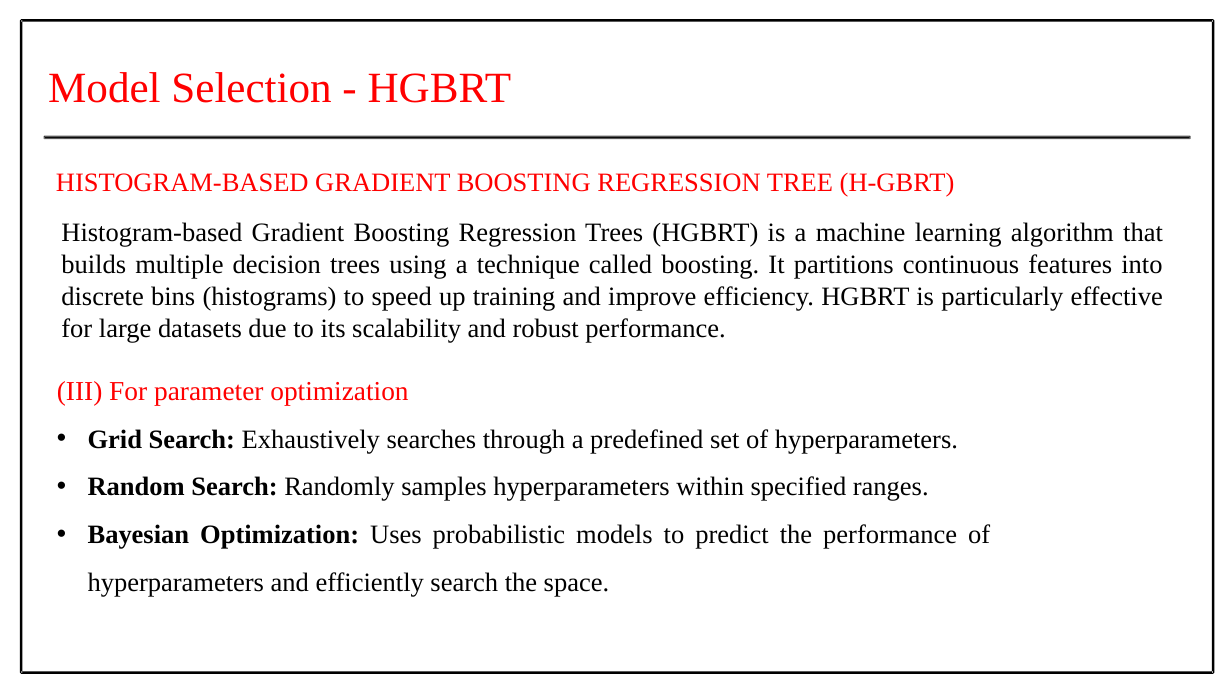
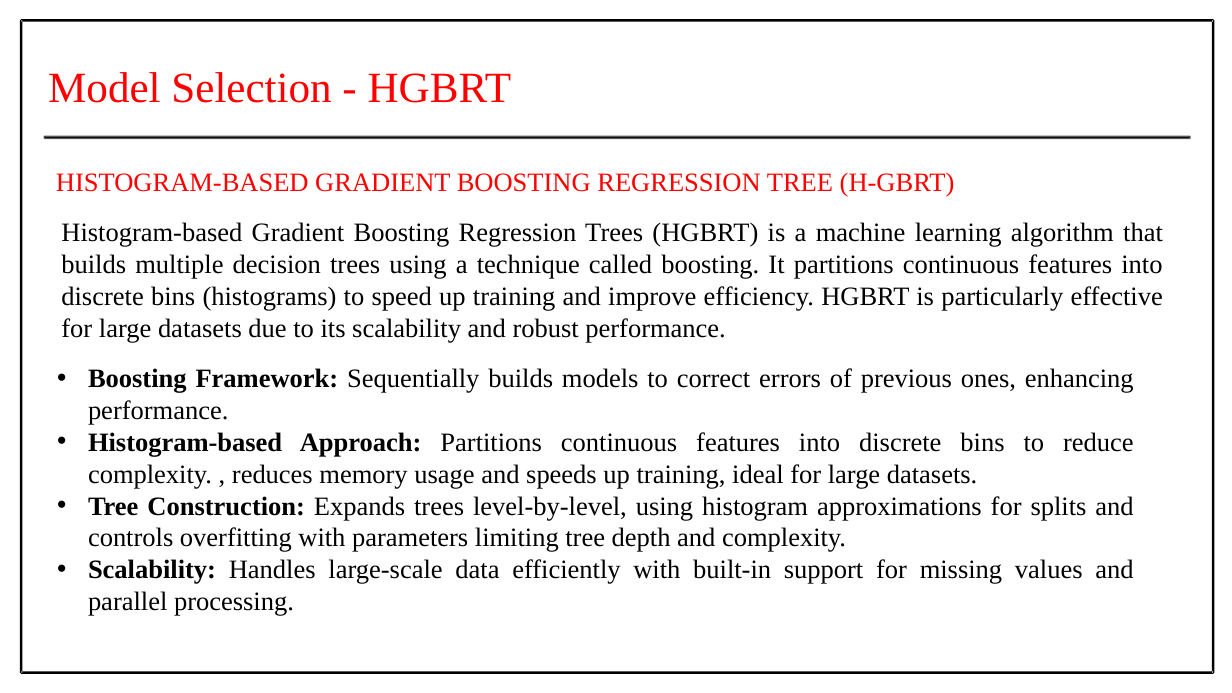
Before and after one commit to Prithiv-vijai/5g_MEC, a slide deck: slide 50 of Batch_4 IT-G2 review 1.pptx (slide 40 before the commit). Drawn at 1232x693 pixels with LibreOffice and Linux fonts; fonts in the diff are those of the drawing. Boxes give left, top, right and bottom in pixels: in the first picture for what was removed or moved away, otherwise in the second. Text is boxed around its words. In the diff, an @@ line names an element or a change of style, - is before the commit and + after.

```diff
--- a/Batch_4 IT-G2 review 1.pptx
+++ b/Batch_4 IT-G2 review 1.pptx
@@ text at [88,368,1134,616]: text changed @@
-  (III) For parameter optimization
-  • Grid Search: Exhaustively searches through a predefined set of hyperparameters.
-  • Random Search: Randomly samples hyperparameters within specified ranges.
-  • Bayesian Optimization: Uses probabilistic models to predict the performance of hyperparameters and efficiently search the space.
+  • Boosting Framework: Sequentially builds models to correct errors of previous ones, enhancing performance.
+  • Histogram-based Approach: Partitions continuous features into discrete bins to reduce complexity. , reduces memory usage and speeds up training, ideal for large datasets.
+  • Tree Construction: Expands trees level-by-level, using histogram approximations for splits and controls overfitting with parameters limiting tree depth and complexity.
+  • Scalability: Handles large-scale data efficiently with built-in support for missing values and parallel processing.
```
Also in this commit, not shown: 8 other slides changed, 14 slides added.
